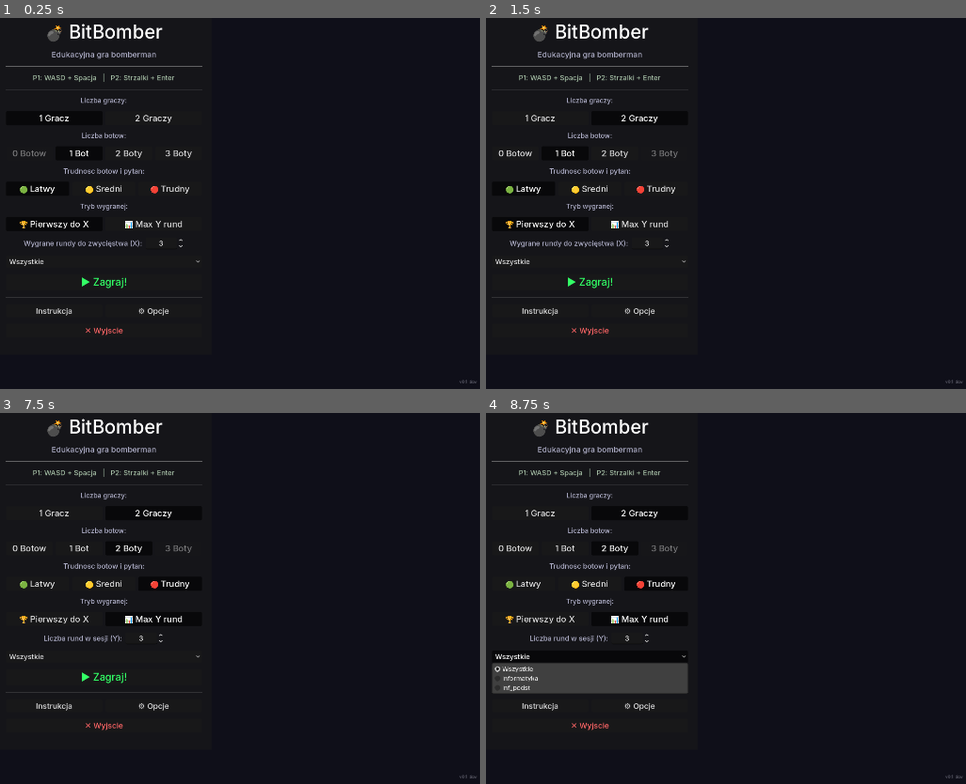
Above: before the commit, frames 1-4 (two rows, left to right).
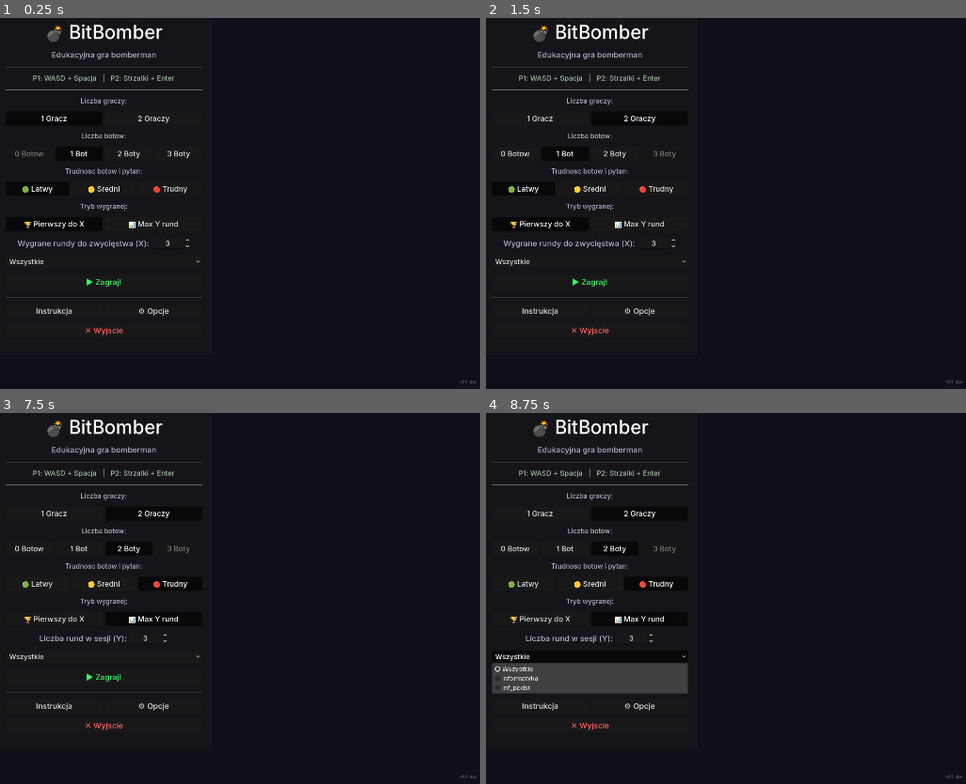
Above: after the commit, the same moments.

Repository: DaVideX12324/BitBomber
Game: Godot game, scene res://scenes/game.tscn
Two runs of this game, one before a commit and one after it. Both use one fixed random seed, a clock stepped at 60 frames per second and the inputs below.
Inputs:
- Up to frame 1 (0.25 s): no input
- Up to frame 2 (1.5 s): click "1 Gracz" at 0.5 s; click "2 Graczy" at 1.25 s
- Up to frame 3 (7.5 s): click "0 Botow" at 2 s; click "1 Bot" at 2.75 s; click "2 Boty" at 3.5 s; click "🟢 Latwy" at 4.25 s; click "🟡 Sredni" at 5 s; click "🔴 Trudny" at 5.75 s; click "🏆 Pierwszy do X" at 6.5 s; click "📊 Max Y rund" at 7.25 s
- Up to frame 4 (8.75 s): click "Wszystkie" at 8 s

The runs differ from the first frame. In frame 1, 2.3% of the frame differs, in the area x 1-43%, y 1-73%; in frame 2, 2.3%; in frame 3, 2.2%; in frame 4, 2.1%.

Commit message:
feat(ui): fix UIScaleManager font bases from tscn, add full coverage

Diff:
--- a/scripts/main_menu.gd
+++ b/scripts/main_menu.gd
@@ -23,13 +23,24 @@
 	$"Center/Panel/VBox/HBoxWin/Win_FirstTo",
 	$"Center/Panel/VBox/HBoxWin/Win_MostWins",
 ]
-@onready var _rounds_spin    : SpinBox        = $"Center/Panel/VBox/HBoxRounds/RoundsSpin"
-@onready var _rounds_label   : Label          = $"Center/Panel/VBox/HBoxRounds/RoundsLabel"
-@onready var _diff_label     : Label          = $"Center/Panel/VBox/DiffLabel"
-@onready var _diff_hbox      : HBoxContainer  = $"Center/Panel/VBox/HBoxDiff"
-@onready var _quiz_opt       : OptionButton   = $"Center/Panel/VBox/QuizOpt"
-@onready var _start_btn      : Button         = $"Center/Panel/VBox/BtnStart"
-@onready var _options_menu                    = $OptionsMenu
+@onready var _rounds_spin    : SpinBox       = $"Center/Panel/VBox/HBoxRounds/RoundsSpin"
+@onready var _rounds_label   : Label         = $"Center/Panel/VBox/HBoxRounds/RoundsLabel"
+@onready var _diff_label     : Label         = $"Center/Panel/VBox/DiffLabel"
+@onready var _diff_hbox      : HBoxContainer = $"Center/Panel/VBox/HBoxDiff"
+@onready var _quiz_opt       : OptionButton  = $"Center/Panel/VBox/QuizOpt"
+@onready var _start_btn      : Button        = $"Center/Panel/VBox/BtnStart"
+@onready var _options_menu                   = $OptionsMenu
+# Węzły potrzebne do skalowania czcionek
+@onready var _title_label    : Label  = $"Center/Panel/VBox/Title"
+@onready var _subtitle_label : Label  = $"Center/Panel/VBox/Subtitle"
+@onready var _controls_label : Label  = $"Center/Panel/VBox/Controls"
+@onready var _players_label  : Label  = $"Center/Panel/VBox/PlayersLabel"
+@onready var _bots_label     : Label  = $"Center/Panel/VBox/BotsLabel"
+@onready var _win_label      : Label  = $"Center/Panel/VBox/WinLabel"
+@onready var _btn_help       : Button = $"Center/Panel/VBox/HBoxMeta/BtnHelp"
+@onready var _btn_options    : Button = $"Center/Panel/VBox/HBoxMeta/BtnOptions"
+@onready var _btn_quit       : Button = $"Center/Panel/VBox/BtnQuit"
+@onready var _ver_label      : Label  = $"VerLabel"
 
 var _sel_players : int = 1
 var _sel_bots    : int = 1
@@ -53,7 +64,6 @@
 		var idx := i
 		_win_btns[i].pressed.connect(func(): _set_win(idx))
 	_rounds_spin.value_changed.connect(_on_rounds_changed)
-	_rounds_spin.get_line_edit().add_theme_font_size_override("font_size", 18)
 	$"Center/Panel/VBox/BtnQuit".pressed.connect(get_tree().quit)
 	$"Center/Panel/VBox/HBoxMeta/BtnHelp".pressed.connect(_show_help)
 	$"Center/Panel/VBox/HBoxMeta/BtnOptions".pressed.connect(func(): _options_menu.open())
@@ -73,15 +83,48 @@
 	UIScaleManager.scale_changed.connect(_on_scale_changed)
 	_on_scale_changed(UIScaleManager.scale_factor)
 
+
+# ---------------------------------------------------------------------------
+# Skalowanie czcionek
+# Wartości bazowe wprost z main_menu.tscn (tryb NORMAL = 1× / FHD)
+# ---------------------------------------------------------------------------
+
 func _on_scale_changed(_s: float) -> void:
-	var fs_btn   := UIScaleManager.px(22)
-	var fs_label := UIScaleManager.px(18)
+	_title_label.add_theme_font_size_override("font_size",    UIScaleManager.px(48))
+	_subtitle_label.add_theme_font_size_override("font_size", UIScaleManager.px(20))
+	_controls_label.add_theme_font_size_override("font_size", UIScaleManager.px(18))
+	_players_label.add_theme_font_size_override("font_size",  UIScaleManager.px(17))
+	_bots_label.add_theme_font_size_override("font_size",     UIScaleManager.px(17))
+	_diff_label.add_theme_font_size_override("font_size",     UIScaleManager.px(17))
+	_win_label.add_theme_font_size_override("font_size",      UIScaleManager.px(17))
+	_rounds_label.add_theme_font_size_override("font_size",   UIScaleManager.px(20))
+	_rounds_spin.get_line_edit().add_theme_font_size_override("font_size", UIScaleManager.px(18))
+	_quiz_opt.add_theme_font_size_override("font_size",       UIScaleManager.px(18))
+	_start_btn.add_theme_font_size_override("font_size",      UIScaleManager.px(20))
+	_btn_help.add_theme_font_size_override("font_size",       UIScaleManager.px(20))
+	_btn_options.add_theme_font_size_override("font_size",    UIScaleManager.px(20))
+	_btn_quit.add_theme_font_size_override("font_size",       UIScaleManager.px(20))
+	_ver_label.add_theme_font_size_override("font_size",      UIScaleManager.px(11))
+	var fs_btn := UIScaleManager.px(19)
 	for btn in _players_btns + _bots_btns + _diff_btns + _win_btns:
-		btn.add_theme_font_size_override("font_size", fs_btn)
-	_start_btn.add_theme_font_size_override("font_size", UIScaleManager.px(26))
-	_rounds_label.add_theme_font_size_override("font_size", fs_label)
-	_diff_label.add_theme_font_size_override("font_size", fs_label)
-	_rounds_spin.get_line_edit().add_theme_font_size_override("font_size", fs_label)
+		(btn as Button).add_theme_font_size_override("font_size", fs_btn)
+	if _help_overlay:
+		_rescale_help_overlay()
+
+
+## Skaluje czcionki w panelu instrukcji (budowanym dynamicznie).
+func _rescale_help_overlay() -> void:
+	var panel     := _help_overlay.get_child(0) as PanelContainer
+	var margin    := panel.get_child(0)          as MarginContainer
+	var vbox      := margin.get_child(0)         as VBoxContainer
+	var title     := vbox.get_child(0)           as Label
+	var scroll    := vbox.get_child(2)           as ScrollContainer
+	var content   := scroll.get_child(0)         as RichTextLabel
+	var btn_close := vbox.get_child(4)           as Button
+	title.add_theme_font_size_override("font_size",          UIScaleManager.px(22))
+	content.add_theme_font_size_override("normal_font_size", UIScaleManager.px(15))
+	btn_close.add_theme_font_size_override("font_size",      UIScaleManager.px(16))
+
 
 # ---------------------------------------------------------------------------
 
@@ -182,7 +225,6 @@
 	margin.add_child(vbox)
 	var title := Label.new()
 	title.text = "💣  Jak grać w BitBomber?"
-	title.add_theme_font_size_override("font_size", 22)
 	title.horizontal_alignment = HORIZONTAL_ALIGNMENT_CENTER
 	vbox.add_child(title)
 	vbox.add_child(HSeparator.new())
@@ -193,7 +235,6 @@
 	content.bbcode_enabled = true
 	content.fit_content = true
 	content.size_flags_horizontal = Control.SIZE_EXPAND_FILL
-	content.add_theme_font_size_override("normal_font_size", 15)
 	content.text = """[b]Cel gry[/b]
 Wyeliminuj przeciwnik\u00f3w za pomoc\u0105 bomb! Ostatni \u017cywy gracz (lub ten z najwi\u0119ksz\u0105 liczb\u0105 wygranych rund) zdobywa zwyci\u0119stwo.
 
@@ -228,6 +269,8 @@
 	btn_close.text = "Zamknij  [ESC]"
 	btn_close.pressed.connect(_hide_help)
 	vbox.add_child(btn_close)
+	# zastosuj bieżące skalowanie do nowo zbudowanego overlay
+	_rescale_help_overlay()
 
 
 func _input(event: InputEvent) -> void:
